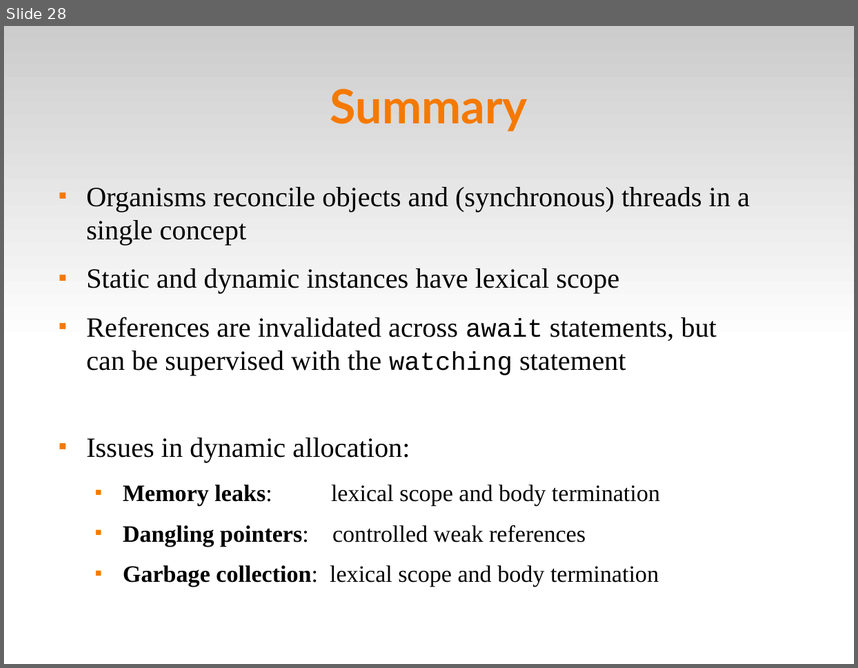
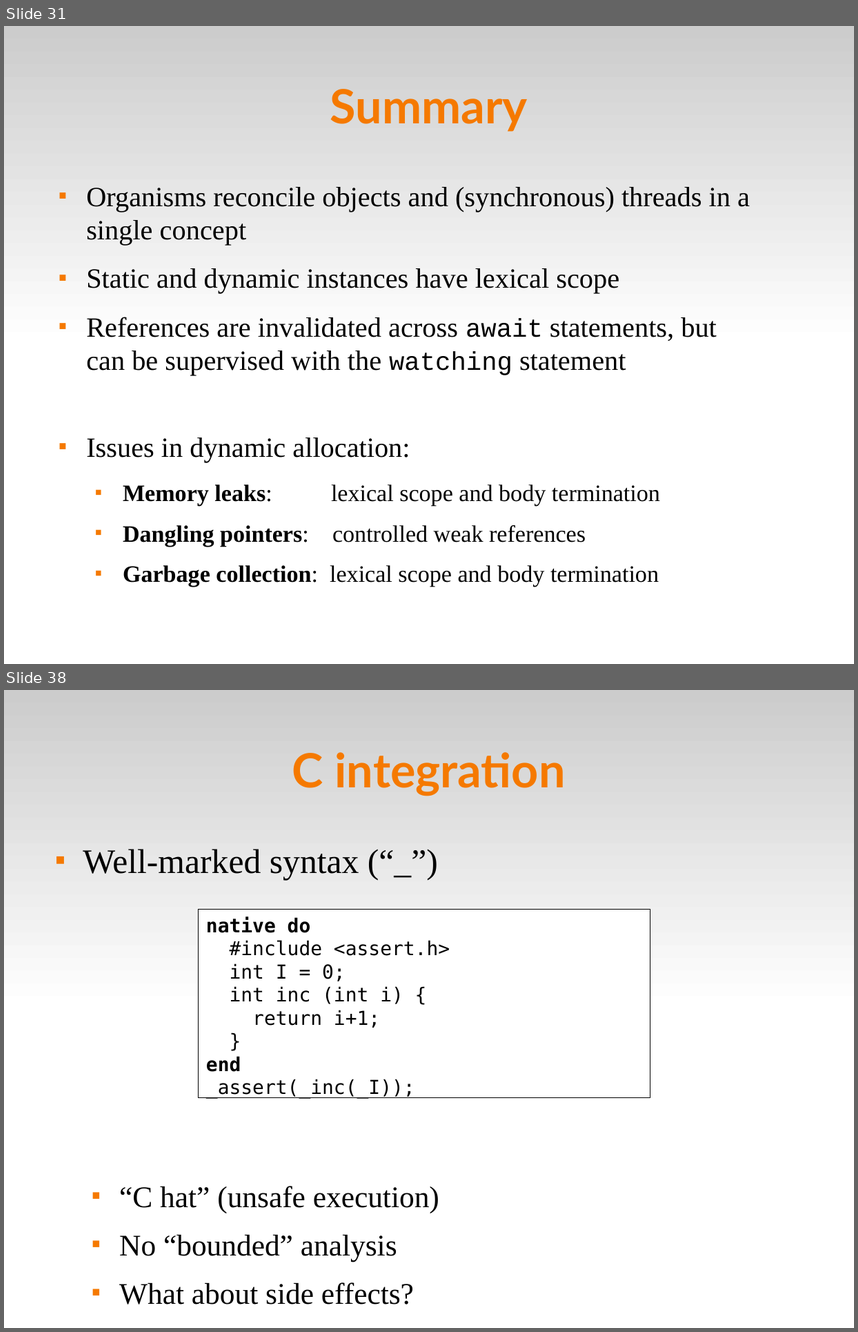
Before and after one commit to fsantanna-no/ceu-docs, a slide deck: ceu_stl.odp. Shown one above the other, each under a label of ours: slide 28 before the commit, slides 31 and 38 after it; the slides between them are not shown. The pictures are 858x668 and 858x1332 pixels, drawn with LibreOffice and Linux fonts; fonts in the diff are those of the drawing. Boxes give left, top, right and bottom in pixels: in the first picture for what was removed or moved away, otherwise in the second. Text is boxed around its words. In the diff, an @@ line names an element or a change of style, - is before the commit and + after.

```diff
--- a/ceu_stl.odp
+++ b/ceu_stl.odp
@@ slide 38 added at [4,690,854,1328], background #FFFFFF; not listed: 1 template element that a slide beside it also shows @@
@@ title added at [292,752,566,796], 44 pt, text #F57900, bold @@
+C integration
@@ text added at [83,849,439,1304], 28 pt, text #000000 @@
+■ Well-marked syntax (“_”)
+  ■ “C hat” (unsafe execution)
+  ■ No “bounded” analysis
+  ■ What about side effects?
@@ rectangle added at [199,909,650,1097], fill #FFFFFF, outline #000000 0 pt, 18 pt, text #000000 @@
+native do
+#include <assert.h>
+int I = 0;
+int inc (int i) {
+return i+1;
+}
+end
+_assert(_inc(_I));
@@ what was slide 28 is now slide 31 @@
```
Also in this commit, not shown: 5 slides changed, 15 other slides added, 3 slides removed, 6 other files.
